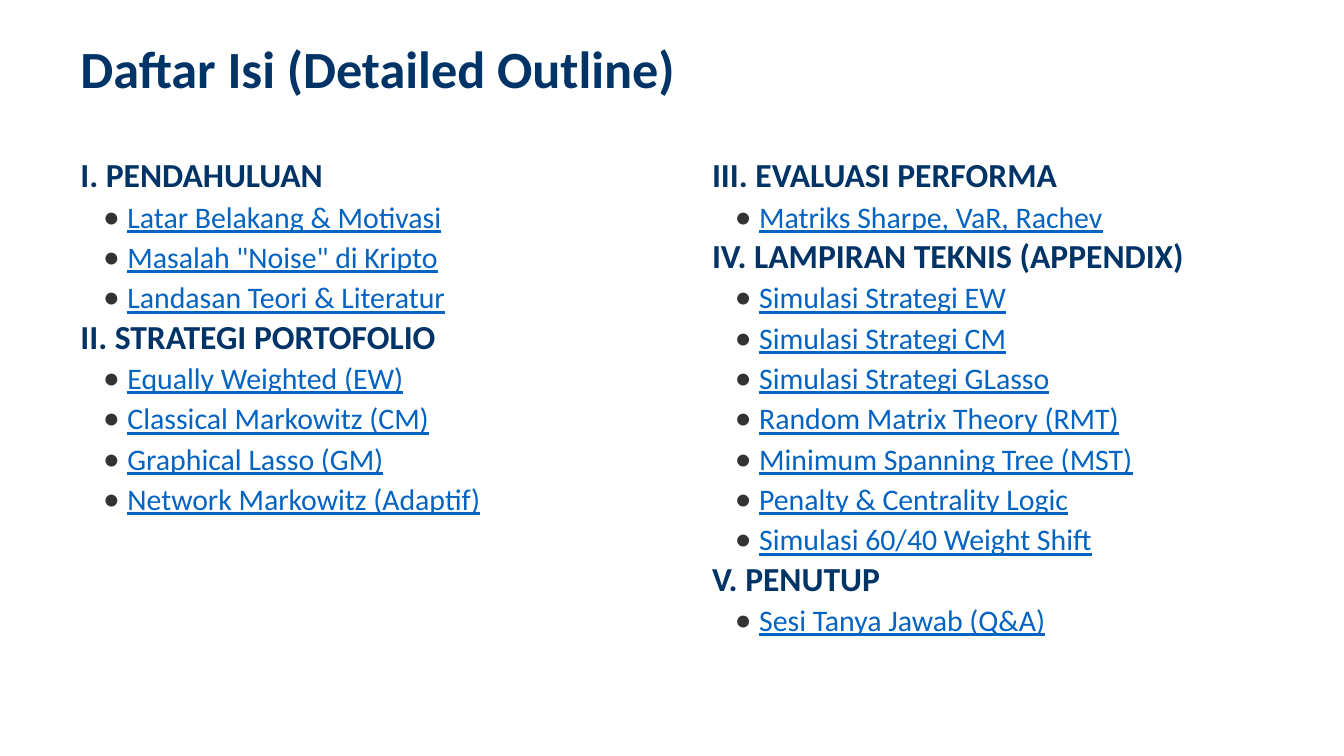
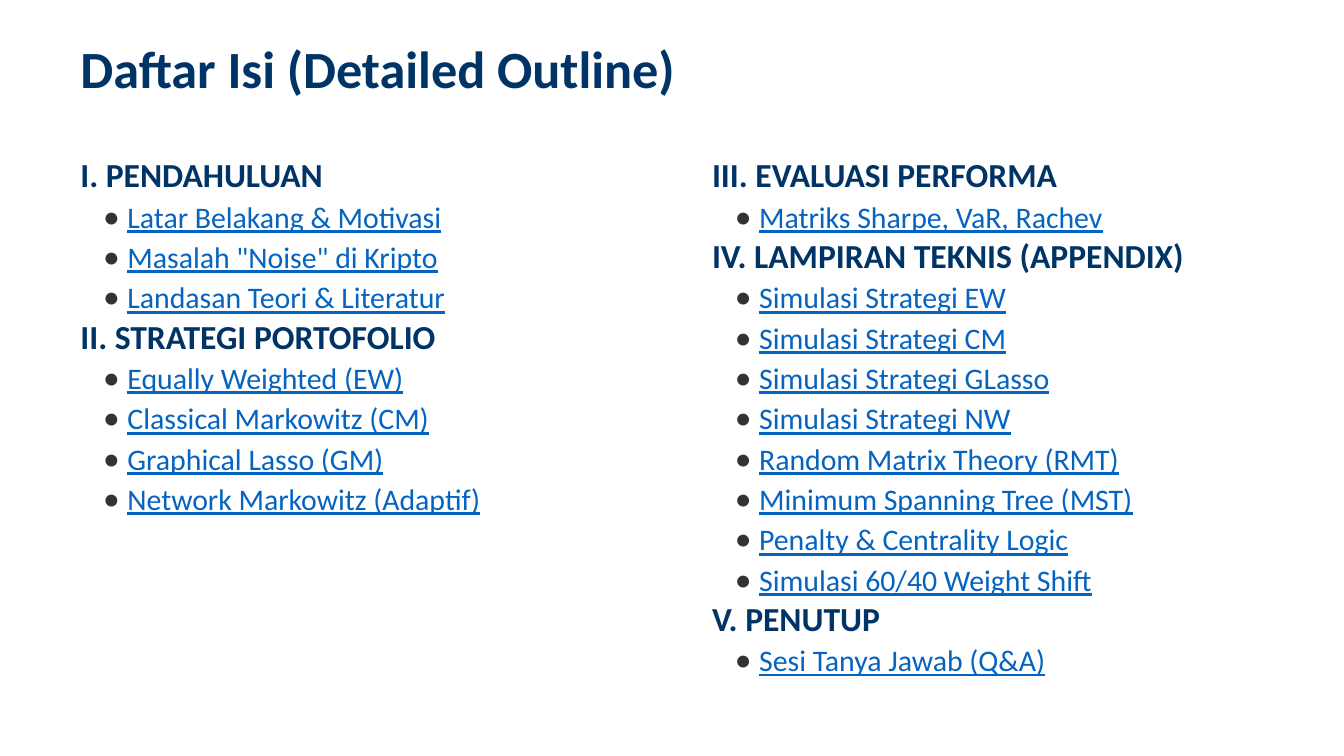
Before and after one commit to ragilrojo/RepoThesis, a slide deck: slide 2 of Presentasi_Proposal_Update.pptx. Drawn at 1344x756 pixels with LibreOffice and Linux fonts; fonts in the diff are those of the drawing. Boxes give left, top, right and bottom in pixels: in the first picture for what was removed or moved away, otherwise in the second. Text is boxed around its words. In the diff, an @@ line names an element or a change of style, - is before the commit and + after.

```diff
--- a/Presentasi_Proposal_Update.pptx
+++ b/Presentasi_Proposal_Update.pptx
@@ text at (759,408,1011,435): paragraph added @@
+• Simulasi Strategi NW
```
Also in this commit, not shown: 1 other file.
